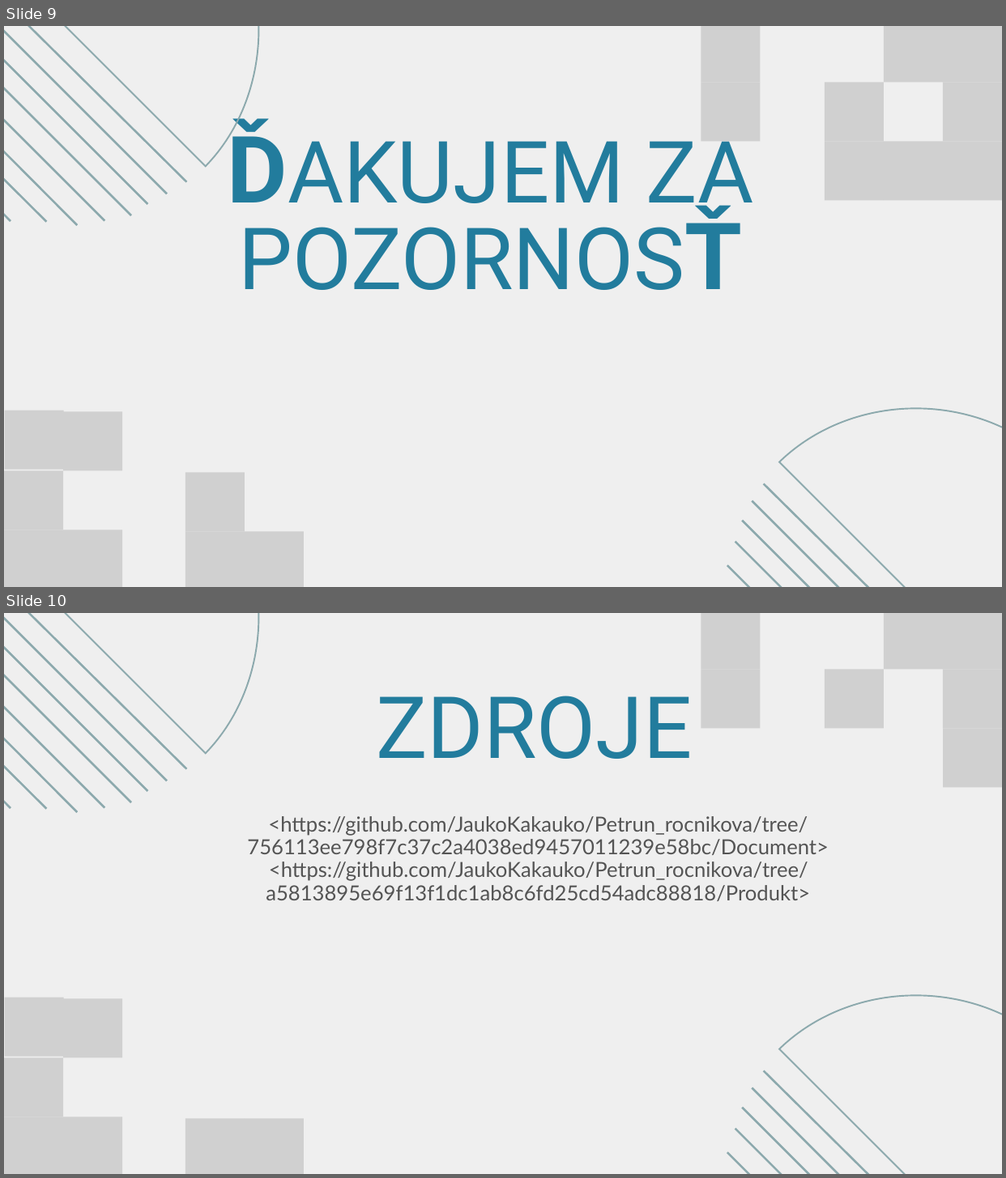
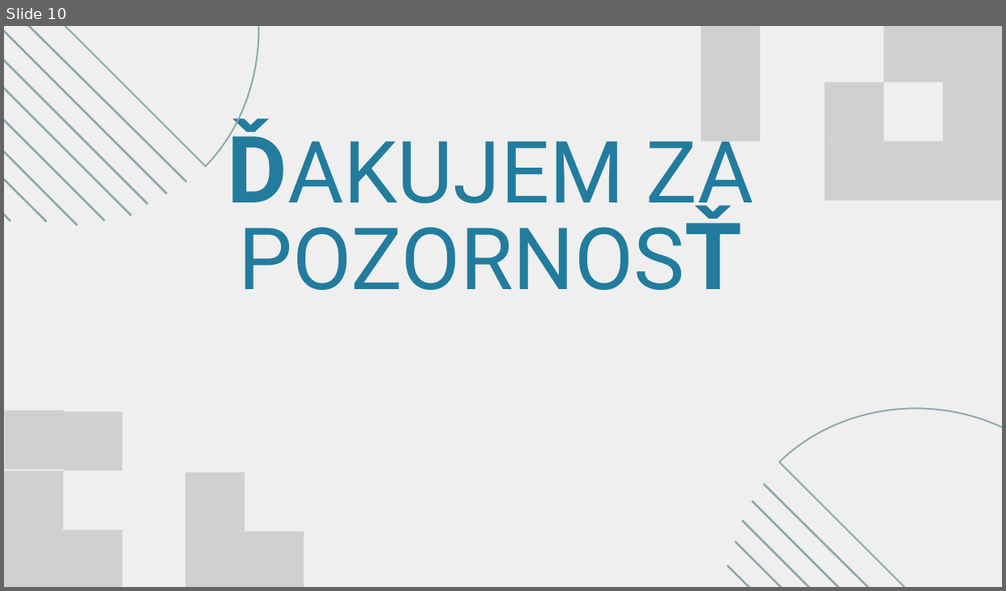
Before and after one commit to JaukoKakauko/Petrun_rocnikova, a slide deck: Prezentacia/Servery_obhajoba.pptx. Shown one above the other, each under a label of ours: slides 9 and 10 before the commit, slide 10 after it. The pictures are 1006x1178 and 1006x591 pixels, drawn with LibreOffice and Linux fonts; fonts in the diff are those of the drawing; grey boxes stand for pictures. Boxes give left, top, right and bottom in pixels: in the first picture for what was removed or moved away, otherwise in the second. Text is boxed around its words. In the diff, an @@ line names an element or a change of style, - is before the commit and + after.

```diff
--- a/Prezentacia/Servery_obhajoba.pptx
+++ b/Prezentacia/Servery_obhajoba.pptx
@@ slide 10 removed at bbox=[4, 613, 1002, 1174], background #EFEFEF @@
@@ picture removed at bbox=[701, 613, 761, 670] @@
@@ picture removed at bbox=[884, 613, 943, 670] @@
@@ picture removed at bbox=[943, 613, 1002, 670] @@
@@ group removed at bbox=[4, 613, 343, 812]: 8 lines, 1 freeform shape @@
@@ picture removed at bbox=[701, 669, 761, 728] @@
@@ picture removed at bbox=[825, 669, 884, 728] @@
@@ picture removed at bbox=[943, 669, 1002, 728] @@
@@ text removed at bbox=[376, 696, 692, 759] @@
-ZDROJE
@@ picture removed at bbox=[943, 728, 1002, 788] @@
@@ text removed at bbox=[247, 816, 829, 901] @@
-<https://github.com/JaukoKakauko/Petrun_rocnikova/tree/756113ee798f7c37c2a4038ed9457011239e58bc/Document>
-<https://github.com/JaukoKakauko/Petrun_rocnikova/tree/a5813895e69f13f1dc1ab8c6fd25cd54adc88818/Produkt>
@@ picture removed at bbox=[5, 997, 64, 1057] @@
@@ picture removed at bbox=[63, 999, 123, 1058] @@
@@ picture removed at bbox=[4, 1058, 63, 1118] @@
@@ picture removed at bbox=[4, 1118, 63, 1174] @@
@@ picture removed at bbox=[63, 1118, 123, 1174] @@
@@ picture removed at bbox=[185, 1119, 245, 1174] @@
@@ picture removed at bbox=[245, 1119, 304, 1174] @@
@@ group removed at bbox=[727, 912, 1002, 1174]: 5 lines, 1 freeform shape @@
@@ what was slide 9 is now slide 10 @@
```
Also in this commit, not shown: 5 slides changed, 1 slide added.
